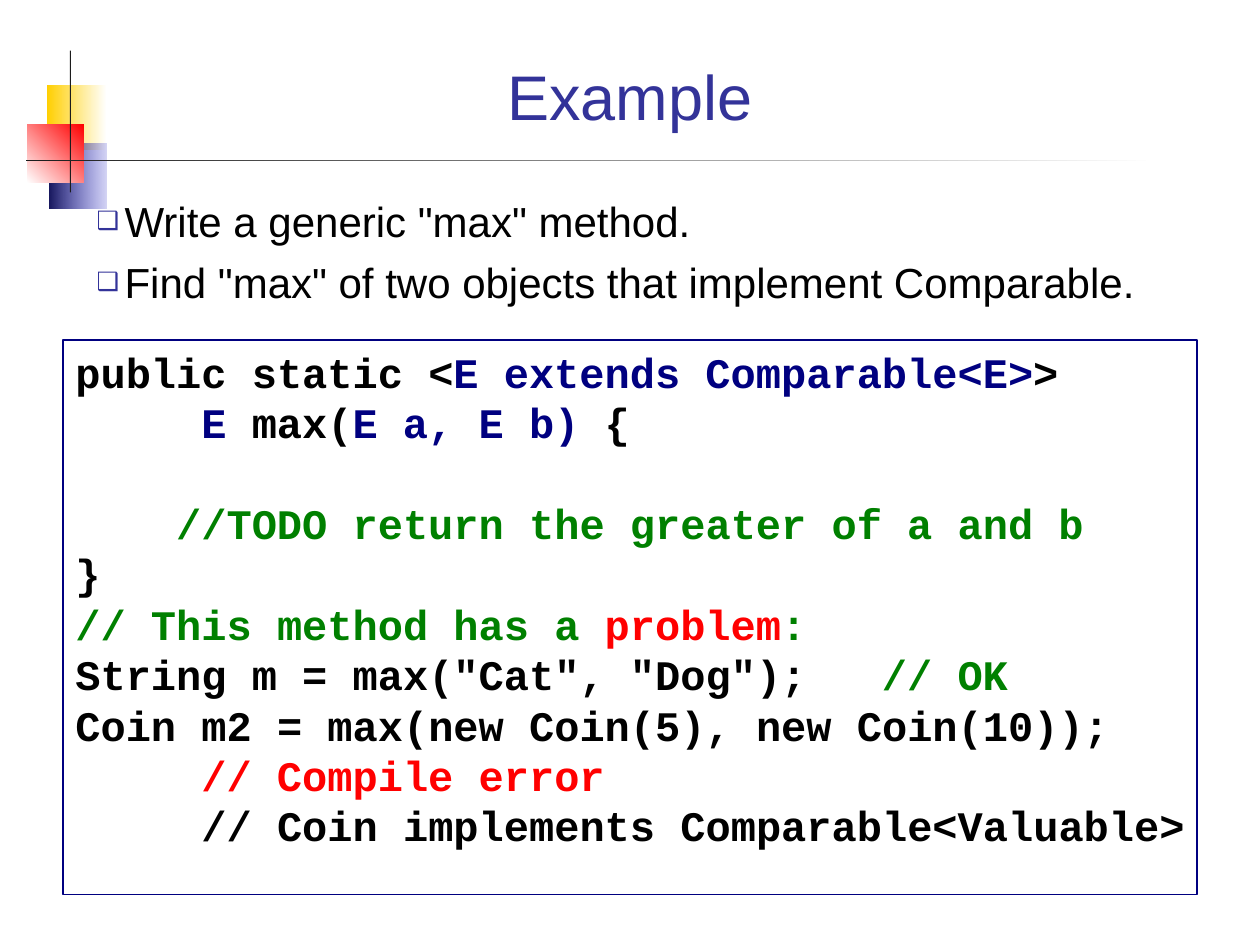
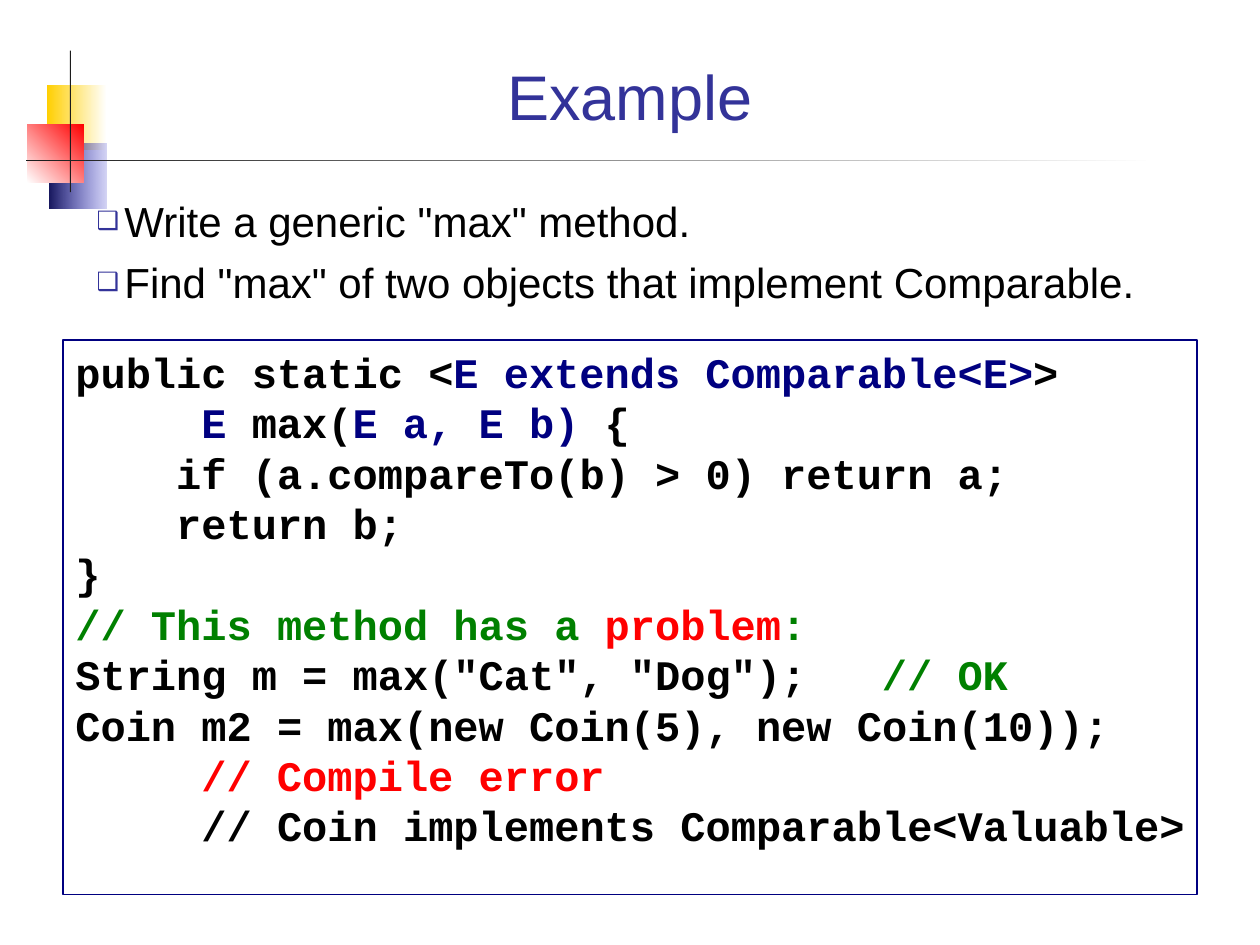
Before and after one commit to skeoop/skeoop.github.io, a slide deck: slide 10 of week14/Generics.ppt. Drawn at 1260x945 pixels with LibreOffice and Linux fonts; fonts in the diff are those of the drawing. Boxes give left, top, right and bottom in pixels: in the first picture for what was removed or moved away, otherwise in the second. Text is boxed around its words. In the diff, an @@ line names an element or a change of style, - is before the commit and + after.

```diff
--- a/week14/Generics.ppt
+++ b/week14/Generics.ppt
@@ text in rectangle at <box>176,458,1008,547</box>: text changed; text colour #008000 to #000000 @@
-//TODO return the greater of a and b
+if (a.compareTo(b) > 0) return a;
+return b;
```
Also in this commit, not shown: 3 other slides changed, 9 other files.
